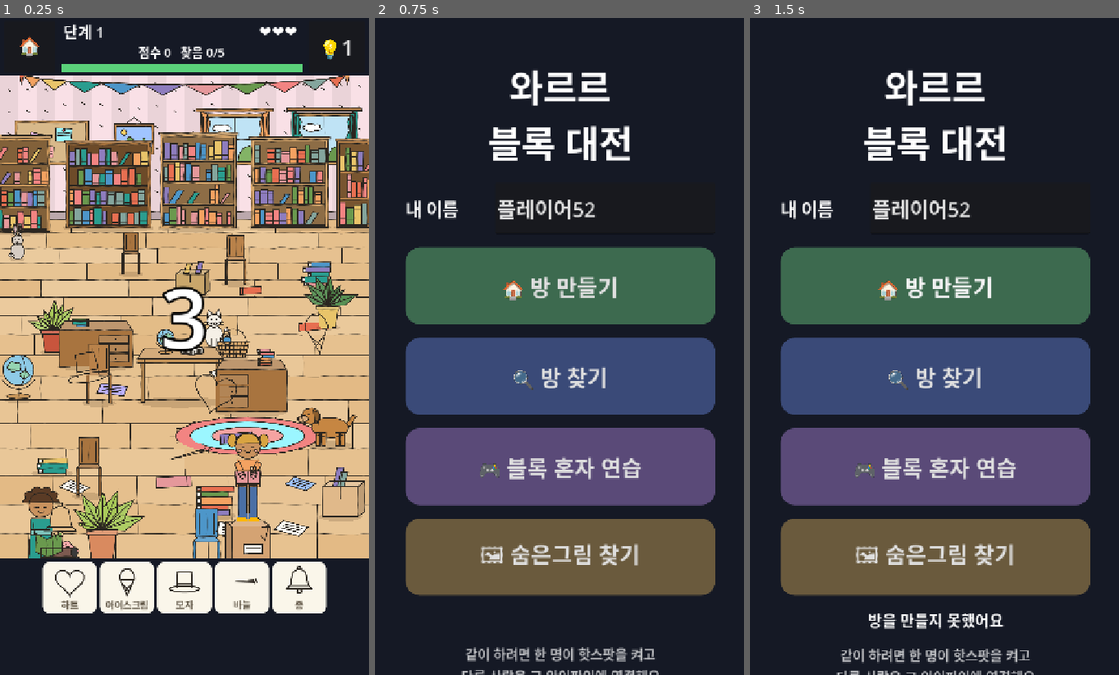
Above: before the commit, frames 1-3 (left to right).
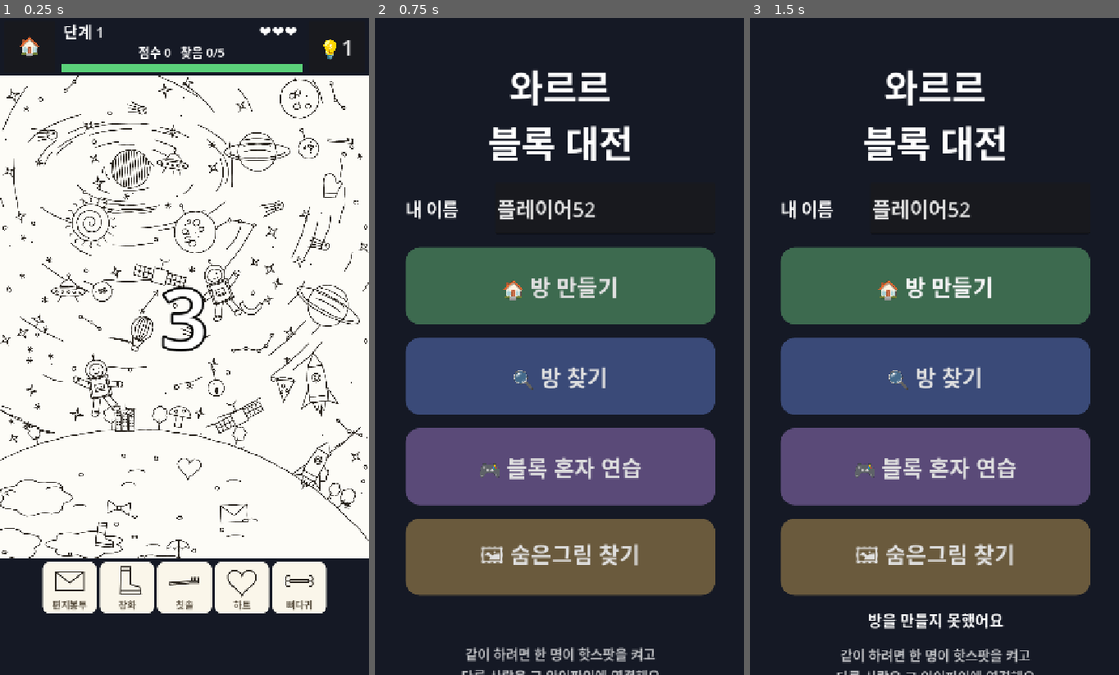
Above: after the commit, the same moments.

Repository: tommyhj217/block_game
Game: Godot game, scene res://scenes/hidden.tscn
Two runs of this game, one before a commit and one after it. Both use one fixed random seed, a clock stepped at 60 frames per second and the inputs below. This scene is started directly instead of the project's main scene.
Inputs:
- Up to frame 1 (0.25 s): no input
- Up to frame 2 (0.75 s): click "🏠" at 0.5 s
- Up to frame 3 (1.5 s): click "🏠 방 만들기" at 1.25 s

The runs differ from the first frame. In frame 1, 73% of the frame differs, in the area x 0-100%, y 8-91%; in frame 2, nothing differs; in frame 3, nothing differs.

Commit message:
숨은그림 찾기: 흑백 우주 낙서 장면 추가
- 색칠 책 같은 흑백 선 그림: 큰 행성, 행성들, 로켓, 우주인, 인공위성, 별똥별, 별자리, 반짝이를 겹치지 않게 흩뿌림
- 물건은 낙서처럼 작게, 다른 선과 겹치지 않는 빈 곳에 그림 전체로 고르게 섞음
- 소품 놓을 때 기울기(rot) 지원

Co-Authored-By: Claude Fable 5.2 <noreply@anthropic.com>

Diff:
--- a/scripts/hidden_props.gd
+++ b/scripts/hidden_props.gd
@@ -31,13 +31,13 @@
 
 
 # 새 소품 시작. origin = 바닥 가운데 위치, s = 크기 배율, flip = 좌우 뒤집기
-func begin(origin: Vector2, s: float, flip: bool = false) -> void:
+func begin(origin: Vector2, s: float, flip: bool = false, rot: float = 0.0) -> void:
 	fills = []
 	strokes = []
 	_stack = []
 	_col = PAPER
 	# Transform2D(회전, 배율, 기울임, 위치)
-	_xf = Transform2D(0.0, Vector2(-s if flip else s, s), 0.0, origin)
+	_xf = Transform2D(rot, Vector2(-s if flip else s, s), 0.0, origin)   # rot = 기울기(라디안)
 
 
 func end() -> Dictionary:
@@ -1065,3 +1065,241 @@
 	for i in range(rng.randi_range(3, 5)):
 		var x := R(-24, 24)
 		shape([Vector2(x - 5, 0), Vector2(x + 5, 0), Vector2(x + R(-12, 12), -R(22, 40))])
+
+
+
+# ═══════════════ 우주 낙서 (흑백 선 그림) ═══════════════
+# 색칠 책 같은 흑백 낙서 그림. 모든 모양을 종이색으로 칠해서 선만 보이게 한다.
+# 이 묶음의 소품은 가운데가 (0, 0)이다 (바닥에 서 있는 것이 아니라 떠 있는 것이라서).
+# 숨길 물건과 겹치는 모양(다섯 꼭짓점 별, 초승달)은 쓰지 않는다.
+
+const BG := Color("#fdfcf7")   # 종이색 (HiddenWorld의 바탕색과 같다)
+
+
+# 고리가 있는 행성
+func planet_ring(r: float) -> void:
+	col(BG)
+	arc(Vector2.ZERO, Vector2(r * 1.7, r * 0.45), 180, 360, 16)   # 뒤쪽 고리
+	ellipse(Vector2.ZERO, Vector2(r, r))
+	arc(Vector2.ZERO, Vector2(r * 1.7, r * 0.45), 0, 180, 16)     # 앞쪽 고리 (두 줄)
+	arc(Vector2.ZERO, Vector2(r * 1.45, r * 0.32), 8, 172, 14)
+	for k in range(3):
+		arc(Vector2(0, -r * 0.55 + k * r * 0.3), Vector2(r * 0.75, r * 0.14), 200, 340, 8)
+
+
+# 구덩이가 있는 행성
+func planet_crater(r: float) -> void:
+	col(BG)
+	ellipse(Vector2.ZERO, Vector2(r, r))
+	for k in range(rng.randi_range(4, 7)):
+		var p := Vector2.from_angle(R(0, TAU)) * R(0, r * 0.7)
+		var cr := R(r * 0.08, r * 0.2)
+		ellipse(p, Vector2(cr, cr * 0.8), false, 8)
+	for k in range(rng.randi_range(6, 12)):
+		dot(Vector2.from_angle(R(0, TAU)) * R(0, r * 0.85), 1.8)
+	# 작은 깃발 같은 탑
+	if chance(0.4):
+		L([Vector2(0, -r), Vector2(0, -r - 26)])
+		ellipse(Vector2(0, -r - 30), Vector2(5, 5), true, 6)
+
+
+# 빗금 무늬 행성
+func planet_hatch(r: float) -> void:
+	col(BG)
+	ellipse(Vector2.ZERO, Vector2(r, r))
+	var x := -r + 8.0
+	while x < r:
+		var half := sqrt(maxf(r * r - x * x, 0.0)) * 0.92
+		L([Vector2(x, -half), Vector2(x, half)])
+		x += 9.0
+
+
+# 소용돌이 해
+func sun_swirl(r: float) -> void:
+	col(BG)
+	for i in range(18):
+		var a := TAU * i / 18.0
+		var d := Vector2.from_angle(a)
+		L([d * (r + 6), d * (r + 14) + d.orthogonal() * 4, d * (r + 22)])
+	ellipse(Vector2.ZERO, Vector2(r, r))
+	var spiral := []
+	for k in range(30):
+		var a := k * 0.5
+		spiral.append(Vector2(cos(a), sin(a)) * (3.0 + k * r * 0.027))
+	L(spiral)
+
+
+# 로켓 (위쪽을 향함)
+func rocket(h: float) -> void:
+	var w := h * 0.32
+	col(BG)
+	# 날개
+	shape([Vector2(-w / 2, h * 0.1), Vector2(-w, h * 0.42), Vector2(-w / 2, h * 0.34)])
+	shape([Vector2(w / 2, h * 0.1), Vector2(w, h * 0.42), Vector2(w / 2, h * 0.34)])
+	# 몸통
+	shape([Vector2(0, -h * 0.5), Vector2(w * 0.38, -h * 0.3), Vector2(w / 2, -h * 0.05), Vector2(w / 2, h * 0.34),
+			Vector2(-w / 2, h * 0.34), Vector2(-w / 2, -h * 0.05), Vector2(-w * 0.38, -h * 0.3)])
+	L([Vector2(-w * 0.4, -h * 0.28), Vector2(w * 0.4, -h * 0.28)])
+	L([Vector2(-w / 2, h * 0.24), Vector2(w / 2, h * 0.24)])
+	ellipse(Vector2(0, -h * 0.08), Vector2(w * 0.24, w * 0.24), true, 10)
+	ellipse(Vector2(0, -h * 0.08), Vector2(w * 0.13, w * 0.13), false, 8)
+	# 불꽃
+	shape([Vector2(-w * 0.34, h * 0.34), Vector2(-w * 0.2, h * 0.5), Vector2(-w * 0.08, h * 0.42), Vector2(0, h * 0.58),
+			Vector2(w * 0.08, h * 0.42), Vector2(w * 0.2, h * 0.5), Vector2(w * 0.34, h * 0.34)])
+
+
+# 꼬리 달린 별똥별 (오른쪽 위로 날아감)
+func comet(r: float) -> void:
+	col(BG)
+	for k in range(4):
+		var off := (k - 1.5) * r * 0.5
+		L([Vector2(-r * 0.6, off), Vector2(-r * R(2.6, 4.0), off * 1.6)])
+	ellipse(Vector2.ZERO, Vector2(r, r * 0.9), true, 12)
+	ellipse(Vector2(r * 0.2, -r * 0.2), Vector2(r * 0.25, r * 0.2), false, 6)
+	dot(Vector2(-r * 0.3, r * 0.3), 1.8)
+
+
+func ufo(w: float) -> void:
+	col(BG)
+	shape(arc_pts(Vector2(0, -w * 0.08), Vector2(w * 0.24, w * 0.26), 180, 360, 10))
+	ellipse(Vector2.ZERO, Vector2(w / 2, w * 0.14), true, 16)
+	for k in range(-2, 3):
+		ellipse(Vector2(k * w * 0.17, w * 0.02), Vector2(w * 0.035, w * 0.035), false, 6)
+	L([Vector2(-w * 0.2, w * 0.13), Vector2(-w * 0.28, w * 0.3)])
+	L([Vector2(w * 0.2, w * 0.13), Vector2(w * 0.28, w * 0.3)])
+	L([Vector2(0, -w * 0.34), Vector2(0, -w * 0.44)])
+	ellipse(Vector2(0, -w * 0.47), Vector2(4, 4), true, 6)
+
+
+# 인공위성: 몸통과 양쪽의 격자 날개
+func satellite(w: float) -> void:
+	col(BG)
+	for side in [-1.0, 1.0]:
+		var x0: float = side * w * 0.14
+		var x1: float = side * w * 0.5
+		rect(minf(x0, x1), -w * 0.1, maxf(x0, x1), w * 0.1)
+		for k in range(1, 4):
+			var x := lerpf(x0, x1, k / 4.0)
+			L([Vector2(x, -w * 0.1), Vector2(x, w * 0.1)])
+		L([Vector2(x0, 0), Vector2(x1, 0)])
+	rect(-w * 0.14, -w * 0.14, w * 0.14, w * 0.14)
+	L([Vector2(0, -w * 0.14), Vector2(0, -w * 0.3)])
+	arc(Vector2(0, -w * 0.36), Vector2(w * 0.1, w * 0.06), 0, 180, 6)
+
+
+# 별자리: 작은 동그라미를 선으로 이은 것
+func constellation(spread: float) -> void:
+	col(BG)
+	var pts := []
+	var p := Vector2(-spread * 0.5, R(-spread * 0.3, spread * 0.3))
+	for i in range(rng.randi_range(3, 5)):
+		pts.append(p)
+		p += Vector2(R(spread * 0.25, spread * 0.45), R(-spread * 0.4, spread * 0.4))
+	for i in range(pts.size() - 1):
+		var d: Vector2 = (pts[i + 1] - pts[i]).normalized()
+		L([pts[i] + d * 7, pts[i + 1] - d * 7])
+	for q in pts:
+		ellipse(q, Vector2(5, 5), true, 8)
+
+
+# 네 갈래 반짝이
+func sparkle(r: float) -> void:
+	col(BG)
+	var pts := []
+	for i in range(8):
+		var a := TAU * i / 8.0
+		pts.append(Vector2.from_angle(a) * (r if i % 2 == 0 else r * 0.28))
+	shape(pts)
+
+
+# 선 세 개가 엇갈린 작은 별
+func asterisk(r: float) -> void:
+	for i in range(3):
+		var d := Vector2.from_angle(PI * i / 3.0) * r
+		L([-d, d])
+
+
+# 열기구
+func air_balloon(r: float) -> void:
+	col(BG)
+	L([Vector2(-r * 0.5, r * 0.85), Vector2(-r * 0.2, r * 1.5)])
+	L([Vector2(r * 0.5, r * 0.85), Vector2(r * 0.2, r * 1.5)])
+	rect(-r * 0.24, r * 1.5, r * 0.24, r * 1.85)
+	ellipse(Vector2.ZERO, Vector2(r * 0.85, r), true, 16)
+	for k in [0.3, 0.6]:
+		arc(Vector2.ZERO, Vector2(r * 0.85 * k, r), 90, 270, 10)
+		arc(Vector2.ZERO, Vector2(r * 0.85 * k, r), -90, 90, 10)
+	L([Vector2(0, -r), Vector2(0, r)])
+
+
+# 우주인 (둥둥 떠 있음)
+func astronaut() -> void:
+	col(BG)
+	# 등에 멘 산소통
+	rect(-34, -34, 34, 30)
+	# 팔다리 (두꺼운 네모를 벌린 모양)
+	shape([Vector2(-24, -18), Vector2(-62, -44), Vector2(-72, -30), Vector2(-28, 2)])
+	shape([Vector2(24, -18), Vector2(64, -6), Vector2(60, 12), Vector2(26, 4)])
+	shape([Vector2(-22, 26), Vector2(-40, 74), Vector2(-20, 80), Vector2(-4, 34)])
+	shape([Vector2(22, 26), Vector2(44, 66), Vector2(26, 78), Vector2(4, 34)])
+	# 장갑과 신발
+	ellipse(Vector2(-70, -40), Vector2(10, 10), true, 8)
+	ellipse(Vector2(66, 4), Vector2(10, 10), true, 8)
+	ellipse(Vector2(-32, 82), Vector2(14, 8), true, 8)
+	ellipse(Vector2(38, 78), Vector2(14, 8), true, 8)
+	# 몸통과 가슴의 단추 상자
+	shape([Vector2(-26, -30), Vector2(26, -30), Vector2(28, 34), Vector2(-28, 34)])
+	rect(-14, -10, 14, 12)
+	dot(Vector2(-6, 0), 2.5)
+	dot(Vector2(6, 0), 2.5)
+	L([Vector2(-10, 7), Vector2(10, 7)])
+	# 헬멧과 얼굴
+	ellipse(Vector2(0, -58), Vector2(34, 32))
+	ellipse(Vector2(0, -56), Vector2(24, 21))
+	dot(Vector2(-8, -60), 2.5)
+	dot(Vector2(8, -60), 2.5)
+	arc(Vector2(0, -52), Vector2(8, 6), 20, 160, 6)
+	L([Vector2(0, -90), Vector2(0, -102)])
+	ellipse(Vector2(0, -105), Vector2(4, 4), true, 6)
+
+
+# 큰 행성 (화면 아래쪽에 일부만 보임): 땅 덩어리, 구름 무늬
+func big_planet(r: float) -> void:
+	col(BG)
+	ellipse(Vector2.ZERO, Vector2(r, r), true, 60)
+	# 땅 덩어리 (위쪽 보이는 부분에만)
+	for k in range(rng.randi_range(9, 13)):
+		var a := deg_to_rad(R(-140, -40))
+		var c := Vector2.from_angle(a) * R(r * 0.3, r * 0.84)
+		shape(bumpy_pts(c, Vector2(R(40, 110), R(22, 50)), rng.randi_range(5, 8), 0.3), false)
+	# 구름 같은 물결 줄
+	for k in range(rng.randi_range(24, 34)):
+		var a := deg_to_rad(R(-150, -30))
+		var c := Vector2.from_angle(a) * R(r * 0.25, r * 0.93)
+		arc(c, Vector2(R(14, 30), R(6, 12)), 190, 350, 5)
+	for k in range(30):
+		var a := deg_to_rad(R(-150, -30))
+		ellipse(Vector2.from_angle(a) * R(r * 0.25, r * 0.92), Vector2(R(5, 10), R(4, 7)), false, 6)
+
+
+# 행성 가장자리에 서 있는 작은 나무 (바닥 가운데가 (0, 0), 위쪽이 바깥)
+func tiny_tree(h: float) -> void:
+	col(BG)
+	L([Vector2(0, 0), Vector2(0, -h * 0.5)])
+	L([Vector2(0, -h * 0.3), Vector2(h * 0.14, -h * 0.42)])
+	shape(bumpy_pts(Vector2(0, -h * 0.7), Vector2(h * 0.26, h * 0.3), 6, 0.25))
+
+
+# 행성 위의 작은 건물들
+func tiny_city(h: float) -> void:
+	col(BG)
+	for k in range(3):
+		var x := (k - 1) * h * 0.3
+		var bh := h * R(0.5, 1.0)
+		rect(x - h * 0.13, -bh, x + h * 0.13, 4)
+		var y := -bh + 8
+		while y < -6:
+			L([Vector2(x - h * 0.07, y), Vector2(x - h * 0.02, y)])
+			L([Vector2(x + h * 0.03, y), Vector2(x + h * 0.08, y)])
+			y += 10
+	L([Vector2(0, -h), Vector2(0, -h - 14)])
--- a/scripts/hidden_puzzle.gd
+++ b/scripts/hidden_puzzle.gd
@@ -87,14 +87,27 @@
 	if not images.is_empty() and _rng.randf() < Config.HIDDEN_IMAGE_CHANCE:
 		_image_scene(Config.HIDDEN_SCENE_DIR + "/" + images[_rng.randi_range(0, images.size() - 1)])
 	if image == null:
-		if _rng.randf() < 0.5:
+		var pick_theme := _rng.randf()
+		if pick_theme < 0.4:
+			theme = "space"
+			_space(int(s["props"]))
+			# 낙서 그림에서는 물건도 낙서처럼 작게, 다른 낙서와 겹치지 않는 빈 곳에 놓는다.
+			# 대신 찾지 않아도 되는 물건을 더 많이 섞어서 헷갈리게 한다.
+			s = s.duplicate()
+			s["size"] = [s["size"][0] * 0.62, s["size"][1] * 0.62]
+			s["camo"] = 0.06
+			s["free"] = true   # 물건을 다른 그림과 겹치지 않는 자리에, 그림 전체에 고르게 놓는다
+			s["clear"] = 0.0
+			s["extras"] = int(s["extras"]) + 8
+		elif pick_theme < 0.7:
 			theme = "room"
 			_room()
 			_wall_items()
+			_floor_items(int(s["props"]), int(s["clutter"]))
 		else:
 			theme = "park"
 			_park()
-		_floor_items(int(s["props"]), int(s["clutter"]))
+			_floor_items(int(s["props"]), int(s["clutter"]))
 		# 2) 가려진 선 지우기 → 최종 선
 		_flatten()
 	_index()
@@ -634,7 +647,12 @@
 		var strokes := []
 		for st in HiddenShapes.placed(id, pos, size, rot, flip):
 			strokes.append(_wobble(st))
-		var score := _alignment(strokes) + 0.3 * _local_density(pos, size * 0.6)
+		var align := _alignment(strokes)
+		var score := align + 0.3 * _local_density(pos, size * 0.6)
+		if s.has("free"):
+			# 낙서 장면: 다른 선과 거의 안 겹치는 자리면 바로 그 자리에 놓는다 (무작위 위치라 고르게 퍼진다)
+			if align < 0.1:
+				return {"id": id, "pos": pos, "size": size, "rot": rot, "flip": flip, "strokes": strokes}
 		cands.append({"id": id, "pos": pos, "size": size, "rot": rot, "flip": flip, "strokes": strokes, "score": score})
 	if cands.is_empty():
 		var size := float(s["size"][0])
@@ -741,3 +759,115 @@
 	for t in targets:
 		result.append(_alignment(t["strokes"]))
 	return result
+
+
+# ═══════════════ 우주 낙서 장면 (흑백 선 그림) ═══════════════
+
+# 색칠 책 같은 흑백 낙서 그림: 아래에 큰 행성, 그 위 우주에 행성·로켓·우주인·별자리·반짝이를
+# 서로 겹치지 않게 빽빽이 흩뿌린다. 숨길 물건은 이 낙서들 사이 빈 곳에 같은 선으로 섞여 들어간다.
+func _space(count: int) -> void:
+	var w := world_size.x
+	var h := world_size.y
+	var P := _props
+	_wall_h = 0.0
+	# 맨 뒤: 은하 소용돌이와 바람결 (짧은 곡선들)
+	P.begin(Vector2.ZERO, 1.0)
+	var gc := Vector2(_rng.randf_range(w * 0.3, w * 0.7), _rng.randf_range(h * 0.12, h * 0.3))
+	for i in range(44):
+		var rad := _rng.randf_range(30, 380)
+		var a0 := _rng.randf_range(0, 360)
+		P.arc(gc, Vector2(rad, rad * 0.55), a0, a0 + _rng.randf_range(16, 46), 6)
+	for i in range(46):
+		var c := Vector2(_rng.randf_range(0, w), _rng.randf_range(0, h * 0.8))
+		var d := (c - gc).normalized().orthogonal()
+		var l := _rng.randf_range(30, 90)
+		P.L([c - d * l, c + (c - gc).normalized() * 6, c + d * l])
+	_layer()
+	# 큰 행성
+	var pr := w * _rng.randf_range(0.7, 0.85)
+	var pc := Vector2(w * _rng.randf_range(0.2, 0.45), h + pr * _rng.randf_range(0.35, 0.5))
+	P.begin(pc, 1.0)
+	P.big_planet(pr)
+	_layer()
+	# 행성 가장자리의 나무와 건물 (바깥쪽을 향해 기울여 세운다)
+	for i in range(_rng.randi_range(9, 13)):
+		var a := deg_to_rad(_rng.randf_range(-150, -30))
+		var dir := Vector2.from_angle(a)
+		var p := pc + dir * (pr - 2)
+		if p.x < 30 or p.x > w - 30 or p.y > h - 20:
+			continue
+		P.begin(p, 1.0, false, a + PI / 2.0)
+		if _rng.randf() < 0.2:
+			P.tiny_city(_rng.randf_range(60, 90))
+		else:
+			P.tiny_tree(_rng.randf_range(50, 80))
+		_layer()
+
+	# 우주에 떠 있는 것들: 큰 것부터 놓고, 이미 놓은 것과 겹치지 않는 자리를 찾는다
+	var placed := []   # {"pos", "r"}
+	var things := []   # [종류, 반지름]
+	things.append(["astronaut", 100.0])
+	things.append(["astronaut", 100.0])
+	things.append(["sun_swirl", 90.0])
+	for i in range(2):
+		things.append(["planet_ring", 120.0])
+		things.append(["planet_crater", 80.0])
+		things.append(["rocket", 95.0])
+		things.append(["satellite", 80.0])
+		things.append(["ufo", 60.0])
+	things.append(["planet_hatch", 70.0])
+	things.append(["air_balloon", 75.0])
+	for i in range(5):
+		things.append(["comet", 60.0])
+	for i in range(6):
+		things.append(["constellation", 62.0])
+	for i in range(3):
+		things.append(["planet_crater", 34.0])
+	for i in range(int(count * 1.3)):
+		things.append(["sparkle", 20.0])
+	for i in range(int(count * 0.9)):
+		things.append(["asterisk", 13.0])
+	for i in range(int(count * 1.0)):
+		things.append(["ring", 9.0])
+	for i in range(int(count * 0.8)):
+		things.append(["dot", 6.0])
+	for thing in things:
+		var kind: String = thing[0]
+		var r: float = thing[1] * _rng.randf_range(0.85, 1.1)
+		var pos := Vector2.ZERO
+		var ok := false
+		for attempt in range(40):
+			pos = Vector2(_rng.randf_range(r * 0.7, w - r * 0.7), _rng.randf_range(r * 0.7, h - r * 0.7))
+			if pos.distance_to(pc) < pr + r * 0.8:
+				continue   # 큰 행성 안쪽은 건너뜀
+			ok = true
+			for q in placed:
+				if pos.distance_to(q["pos"]) < r + q["r"] + 4.0:
+					ok = false
+					break
+			if ok:
+				break
+		if not ok:
+			continue
+		placed.append({"pos": pos, "r": r})
+		var rot := _rng.randf_range(-0.6, 0.6)
+		P.begin(pos, 1.0, _rng.randf() < 0.5, rot)
+		match kind:
+			"astronaut": P.astronaut()
+			"sun_swirl": P.sun_swirl(r * 0.7)
+			"planet_ring": P.planet_ring(r * 0.55)
+			"planet_crater": P.planet_crater(r * 0.9)
+			"planet_hatch": P.planet_hatch(r * 0.9)
+			"rocket": P.rocket(r * 1.9)
+			"satellite": P.satellite(r * 1.9)
+			"ufo": P.ufo(r * 1.8)
+			"air_balloon": P.air_balloon(r * 0.55)
+			"comet": P.comet(r * 0.26)
+			"constellation": P.constellation(r * 1.7)
+			"sparkle": P.sparkle(r * 0.9)
+			"asterisk": P.asterisk(r * 0.8)
+			"ring":
+				P.col(HiddenProps.BG)
+				P.ellipse(Vector2.ZERO, Vector2(r * 0.7, r * 0.7), true, 8)
+			_: P.dot(Vector2.ZERO, 2.5)
+		_layer()
Not shown, changed: CLAUDE.md
